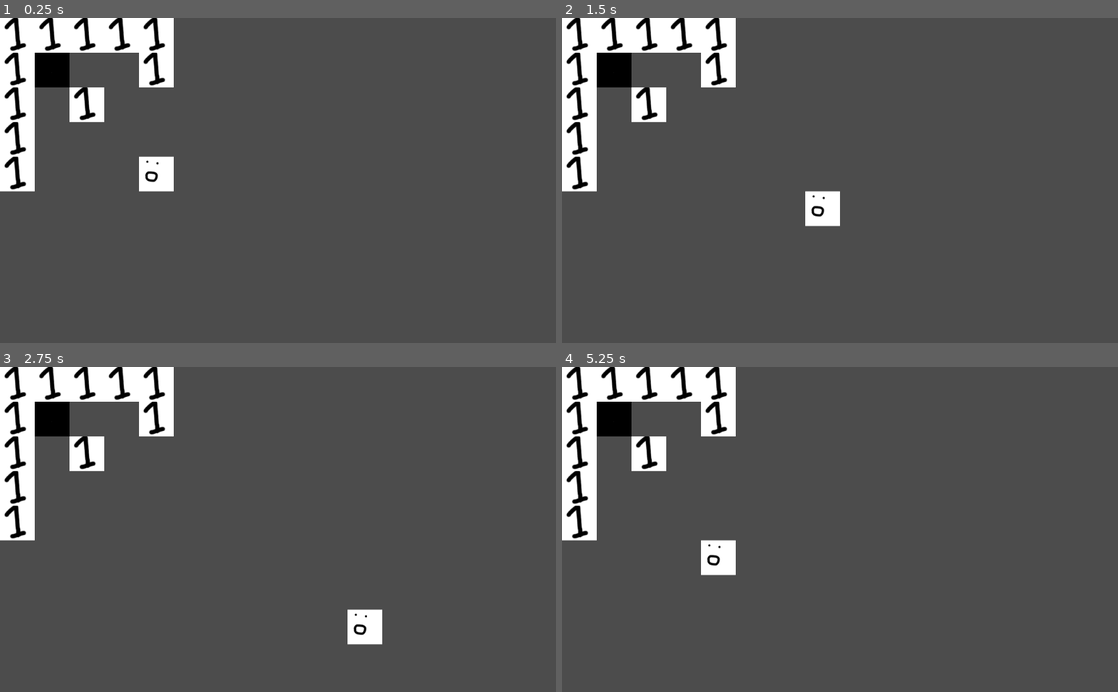
Above: before the commit, frames 1-4 (two rows, left to right).
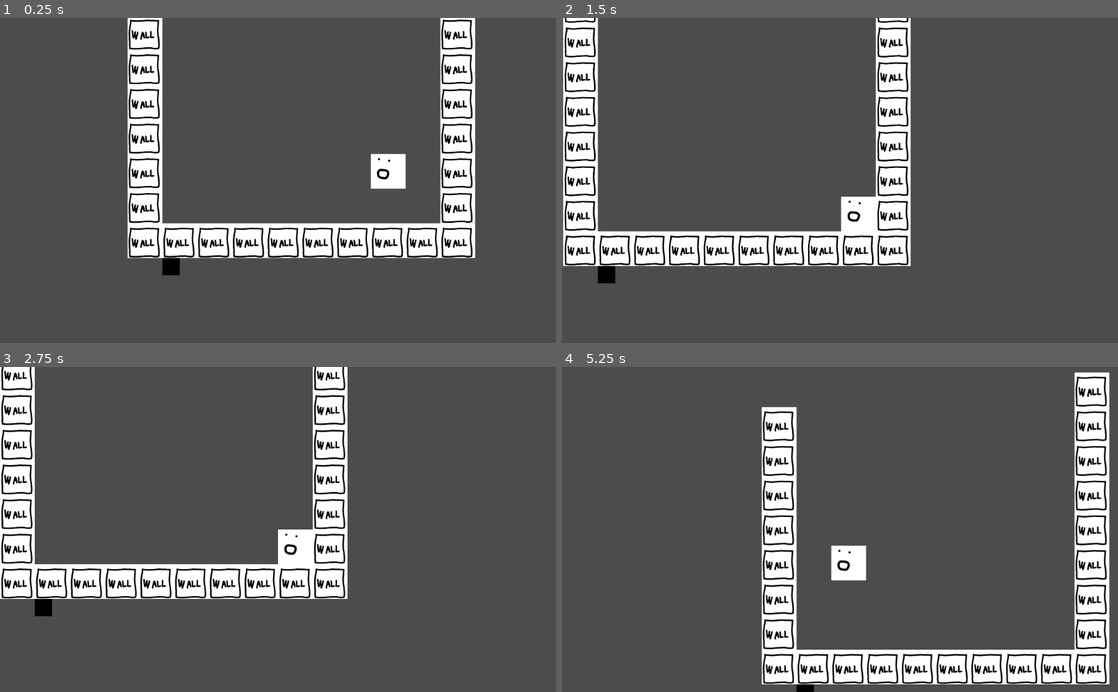
Above: after the commit, the same moments.

Repository: johnfn/LD50
Game: Godot game, scene res://MainScene.tscn
The game is run twice, just before and just after one commit, with the same random seed, the same clock (stepped at 60 frames per second) and the same inputs.
Inputs:
- Up to frame 1 (0.25 s): no input
- Up to frame 2 (1.5 s): hold Right (ui_right) 0.53-1.28 s; hold Down (ui_down) from 1.28 s (still down)
- Up to frame 3 (2.75 s): release Down (ui_down) at 2.03 s; hold Right (ui_right) from 2.03 s (still down)
- Up to frame 4 (5.25 s): release Right (ui_right) at 2.78 s; hold Up (ui_up) 2.78-3.53 s; hold Left (ui_left) 3.53-5.03 s; hold Down (ui_down) from 5.03 s (still down)

The runs differ from the first frame. In frame 1, 21% of the frame differs, in the area x 0-86%, y 0-80%; in frame 2, 19%; in frame 3, 18%; in frame 4, 26%, in the area x 0-99%, y 0-100%.

Commit message:
start location

Diff:
--- /dev/null
+++ b/Globals.tscn
@@ -0,0 +1,6 @@
+[gd_scene load_steps=2 format=2]
+
+[ext_resource path="res://scripts/globals.gd" type="Script" id=1]
+
+[node name="Globals" type="Node2D"]
+script = ExtResource( 1 )
--- a/MainScene.tscn
+++ b/MainScene.tscn
@@ -1,17 +1,117 @@
-[gd_scene load_steps=5 format=2]
+[gd_scene load_steps=6 format=2]
 
 [ext_resource path="res://Player.tscn" type="PackedScene" id=1]
-[ext_resource path="res://assets/TestTilemap.tmx" type="PackedScene" id=2]
-[ext_resource path="res://assets/map.gd" type="Script" id=3]
+[ext_resource path="res://assets/Tiles.png" type="Texture" id=2]
+[ext_resource path="res://scripts/camera.gd" type="Script" id=3]
 [ext_resource path="res://scripts/shadow_spawner.gd" type="Script" id=4]
+[ext_resource path="res://Wall.tscn" type="PackedScene" id=5]
 
 [node name="Root" type="Node2D"]
 
 [node name="Player" parent="." instance=ExtResource( 1 )]
-position = Vector2( 256, 256 )
-
-[node name="TestTilemap" parent="." instance=ExtResource( 2 )]
-script = ExtResource( 3 )
+position = Vector2( 431, -473 )
 
 [node name="ShadowSpawner" type="Node2D" parent="."]
 script = ExtResource( 4 )
+
+[node name="Camera" type="Camera2D" parent="."]
+current = true
+zoom = Vector2( 2, 2 )
+smoothing_enabled = true
+smoothing_speed = 4.0
+script = ExtResource( 3 )
+
+[node name="Map" type="Node2D" parent="."]
+
+[node name="Walls" type="Node2D" parent="Map"]
+
+[node name="Wall" parent="Map/Walls" instance=ExtResource( 5 )]
+
+[node name="Wall2" parent="Map/Walls" instance=ExtResource( 5 )]
+position = Vector2( 128, 0 )
+
+[node name="Wall3" parent="Map/Walls" instance=ExtResource( 5 )]
+position = Vector2( 256, 0 )
+
+[node name="Wall4" parent="Map/Walls" instance=ExtResource( 5 )]
+position = Vector2( 384, 0 )
+
+[node name="Wall5" parent="Map/Walls" instance=ExtResource( 5 )]
+position = Vector2( 512, 0 )
+
+[node name="Wall6" parent="Map/Walls" instance=ExtResource( 5 )]
+position = Vector2( 640, 0 )
+
+[node name="Wall7" parent="Map/Walls" instance=ExtResource( 5 )]
+position = Vector2( 768, 0 )
+
+[node name="Wall8" parent="Map/Walls" instance=ExtResource( 5 )]
+position = Vector2( 896, 0 )
+
+[node name="Wall9" parent="Map/Walls" instance=ExtResource( 5 )]
+position = Vector2( 1024, 0 )
+
+[node name="Wall10" parent="Map/Walls" instance=ExtResource( 5 )]
+position = Vector2( 1152, 0 )
+
+[node name="Wall11" parent="Map/Walls" instance=ExtResource( 5 )]
+position = Vector2( 1152, -128 )
+
+[node name="Wall12" parent="Map/Walls" instance=ExtResource( 5 )]
+position = Vector2( 1152, -256 )
+
+[node name="Wall13" parent="Map/Walls" instance=ExtResource( 5 )]
+position = Vector2( 1152, -384 )
+
+[node name="Wall14" parent="Map/Walls" instance=ExtResource( 5 )]
+position = Vector2( 1152, -512 )
+
+[node name="Wall15" parent="Map/Walls" instance=ExtResource( 5 )]
+position = Vector2( 1152, -640 )
+
+[node name="Wall16" parent="Map/Walls" instance=ExtResource( 5 )]
+position = Vector2( 1152, -768 )
+
+[node name="Wall17" parent="Map/Walls" instance=ExtResource( 5 )]
+position = Vector2( 1152, -896 )
+
+[node name="Wall18" parent="Map/Walls" instance=ExtResource( 5 )]
+position = Vector2( 1152, -1024 )
+
+[node name="Wall19" parent="Map/Walls" instance=ExtResource( 5 )]
+position = Vector2( 1152, -1024 )
+
+[node name="Wall20" parent="Map/Walls" instance=ExtResource( 5 )]
+position = Vector2( 0, -128 )
+
+[node name="Wall21" parent="Map/Walls" instance=ExtResource( 5 )]
+position = Vector2( 0, -256 )
+
+[node name="Wall22" parent="Map/Walls" instance=ExtResource( 5 )]
+position = Vector2( 0, -384 )
+
+[node name="Wall23" parent="Map/Walls" instance=ExtResource( 5 )]
+position = Vector2( 0, -512 )
+
+[node name="Wall24" parent="Map/Walls" instance=ExtResource( 5 )]
+position = Vector2( 0, -640 )
+
+[node name="Wall25" parent="Map/Walls" instance=ExtResource( 5 )]
+position = Vector2( 0, -768 )
+
+[node name="Wall26" parent="Map/Walls" instance=ExtResource( 5 )]
+position = Vector2( 0, -896 )
+
+[node name="Wall27" parent="Map/Walls" instance=ExtResource( 5 )]
+position = Vector2( 0, -896 )
+
+[node name="Objects" type="Node2D" parent="Map"]
+
+[node name="StartLocation" type="Node2D" parent="Map"]
+position = Vector2( 896, -256 )
+
+[node name="Sprite" type="Sprite" parent="Map/StartLocation"]
+texture = ExtResource( 2 )
+centered = false
+region_enabled = true
+region_rect = Rect2( 384, 384, 128, 128 )
--- a/Player.tscn
+++ b/Player.tscn
@@ -4,13 +4,12 @@
 [ext_resource path="res://scripts/player.gd" type="Script" id=2]
 
 [sub_resource type="RectangleShape2D" id=1]
-extents = Vector2( 28, 28 )
+extents = Vector2( 62, 62 )
 
 [node name="Player" type="KinematicBody2D"]
 script = ExtResource( 2 )
 
 [node name="Sprite" type="Sprite" parent="."]
-scale = Vector2( 0.5, 0.5 )
 texture = ExtResource( 1 )
 centered = false
 __meta__ = {
@@ -18,5 +17,5 @@
 }
 
 [node name="Shape" type="CollisionShape2D" parent="."]
-position = Vector2( 32, 32 )
+position = Vector2( 64, 64 )
 shape = SubResource( 1 )
--- /dev/null
+++ b/Wall.tscn
@@ -0,0 +1,20 @@
+[gd_scene load_steps=3 format=2]
+
+[ext_resource path="res://assets/Tiles.png" type="Texture" id=1]
+
+[sub_resource type="RectangleShape2D" id=1]
+extents = Vector2( 64, 64 )
+
+[node name="Wall" type="Node2D"]
+
+[node name="Sprite" type="Sprite" parent="."]
+texture = ExtResource( 1 )
+centered = false
+region_enabled = true
+region_rect = Rect2( 0, 256, 128, 128 )
+
+[node name="StaticBody2D" type="StaticBody2D" parent="."]
+
+[node name="CollisionShape2D" type="CollisionShape2D" parent="StaticBody2D"]
+position = Vector2( 64, 64 )
+shape = SubResource( 1 )
--- a/assets/map.gd
+++ b/assets/map.gd
@@ -2,6 +2,4 @@
 
 
 func _ready():
-  # This is just some weird bug with the tiled importer i think
-
-  position.y += 64
+  pass
--- a/project.godot
+++ b/project.godot
@@ -8,11 +8,25 @@
 
 config_version=4
 
+_global_script_classes=[ {
+"base": "KinematicBody2D",
+"class": "Player",
+"language": "GDScript",
+"path": "res://scripts/player.gd"
+} ]
+_global_script_class_icons={
+"Player": ""
+}
+
 [application]
 
 config/name="LD50"
 run/main_scene="res://MainScene.tscn"
 config/icon="res://icon.png"
+
+[autoload]
+
+Globals="*res://Globals.tscn"
 
 [editor_plugins]
 
--- /dev/null
+++ b/scripts/camera.gd
@@ -0,0 +1,4 @@
+extends Camera2D
+
+func _process(delta):
+  position = Globals.Player.position
--- /dev/null
+++ b/scripts/globals.gd
@@ -0,0 +1,8 @@
+extends Node2D
+
+onready var Player: Player = $"/root/Root/Player"
+onready var StartLocation = $"/root/Root/Map/StartLocation"
+
+func _ready():
+  pass
+  # print(Player)
--- /dev/null
+++ b/scripts/map.gd
@@ -0,0 +1,56 @@
+tool
+extends Node2D
+
+
+# Declare member variables here. Examples:
+# var a = 2
+# var b = "text"
+
+
+# Called when the node enters the scene tree for the first time.
+func _ready():
+  pass # Replace with function body.
+
+# Traverse the node tree and replace Tiled objects
+func post_import(scene):
+  print('post_import')
+  # Load scenes to instantiate and add to the level
+  # var Door = load("res://Door.tscn")
+  # var Lamp = load("res://Lamp.tscn")
+
+  # The scene variable contains the nodes as you see them in the editor.
+  # scene itself points to the top node. Its children are the tile and object layers.
+  for node in scene.get_children():
+    # To know the type of a node, check if it is an instance of a base class
+    # The addon imports tile layers as TileMap nodes and object layers as Node2D
+    if node is TileMap:
+      # Process tile layers. E.g. read the ID of the individual tiles and
+      # replace them with random variations, or instantiate scenes on top of them
+      pass
+    elif node is Node2D:
+      for object in node.get_children():
+        # Assume all objects have a custom property named "type" and get its value
+        var type = object.get_meta("type")
+        print(object)
+
+        var node_to_clone = null
+
+#        if type == "lamp":
+#          node_to_clone = Lamp
+#        elif type == "door":
+#          node_to_clone = Door
+
+        if node_to_clone:
+          var new_instance = node_to_clone.instance()
+          # Place the node on the object (top-left corner), and offset it by half a cell
+          # so it is centered on the object
+          new_instance.position = object.get_pos() + Vector2(32, 32)
+
+          # Add the node (Door or Lamp) as a child of the scene and sets
+          # the scene as its owner. Otherwise, the scene doesn't get modified
+          scene.add_child(new_instance)
+          new_instance.set_owner(scene)
+      # After you processed all the objects, remove the object layer
+      node.free()
+  # You must return the modified scene
+  return scene
--- a/scripts/player.gd
+++ b/scripts/player.gd
@@ -1,15 +1,21 @@
+class_name Player
 extends KinematicBody2D
 
-var size = 64
+var size = 128
 var tick = 0
 
 var ticks_to_move = 0.25
+
+func go_to_start_location():
+  position = Globals.StartLocation.global_position
+  Globals.StartLocation.queue_free()
 
 func round_position():
   position.x = round(position.x / size) * size
   position.y = round(position.y / size) * size
 
 func _ready():
+  go_to_start_location()
   round_position()
 
 func _process(delta):
--- a/scripts/shadow_spawner.gd
+++ b/scripts/shadow_spawner.gd
@@ -6,8 +6,8 @@
   var shadow = Shadow.instance()
 
 
-  shadow.position.x = 64
-  shadow.position.y = 64
+  shadow.position.x = 128
+  shadow.position.y = 128
 
   add_child(shadow)
 
@@ -15,7 +15,7 @@
 func _process(delta):
   var space = get_world_2d().get_direct_space_state()
   var results = space.intersect_point(
-    Vector2(16, 16), 32, [], 2147483647, true
+    Vector2(32, 32), 32, [], 2147483647, true
   )
 
-  print(results)
+  # print(results)
Not shown, changed: assets/Map.tmx
Not shown, added: assets/Map.tmx.import
Not shown, changed: .DS_Store
